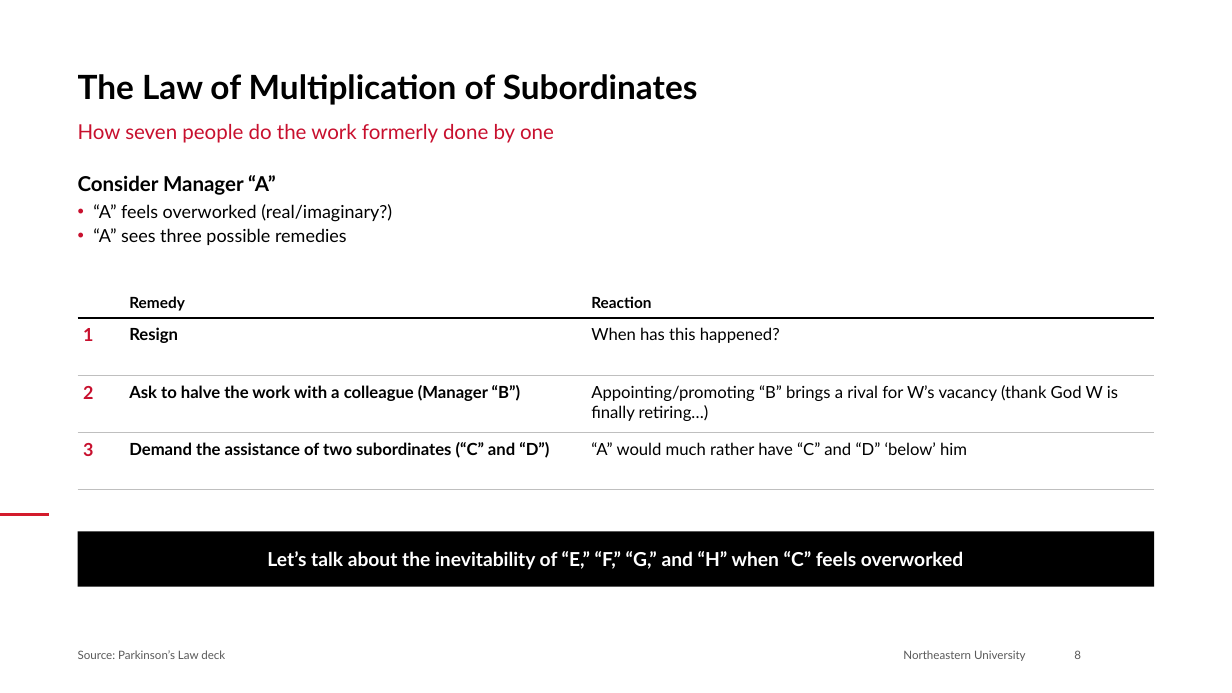
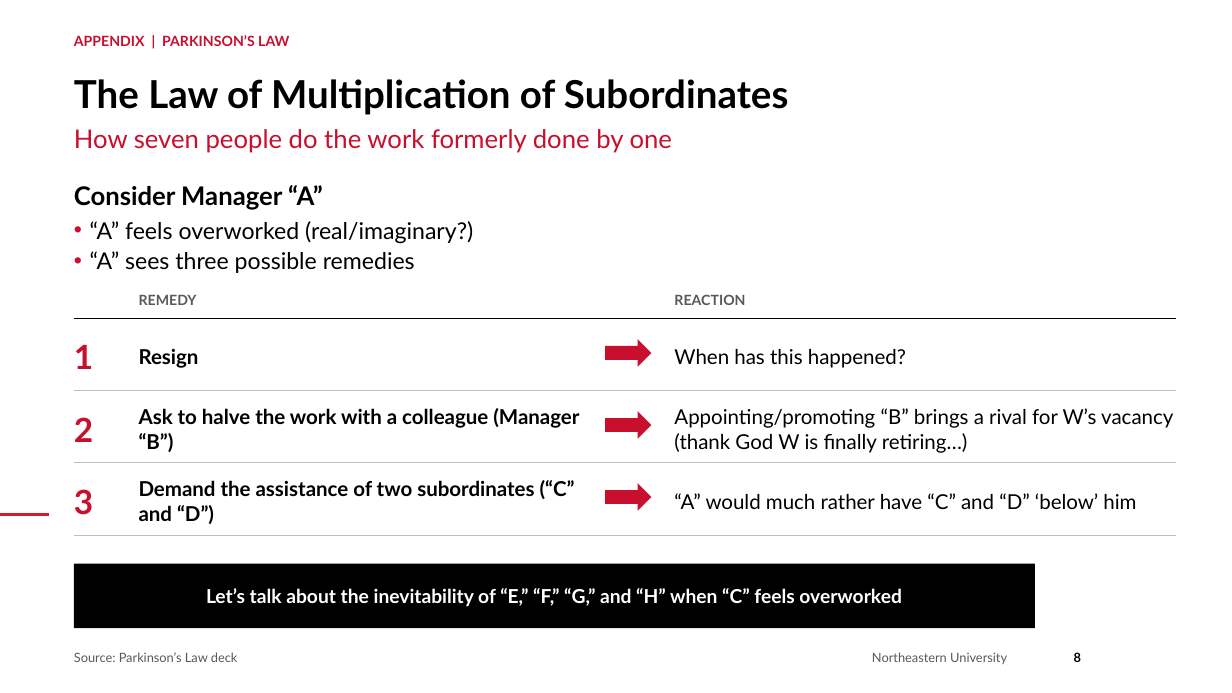
Before and after one commit to brettcsweet/Tonys-repo, a slide deck: slide 8 of 2026-09-29_Role_of_the_Center_Northeastern.pptx. Drawn at 1232x693 pixels with LibreOffice and Linux fonts; fonts in the diff are those of the drawing; background and template pictures are left out. Boxes give left, top, right and bottom in pixels: in the first picture for what was removed or moved away, otherwise in the second. Text is boxed around its words. In the diff, an @@ line names an element or a change of style, - is before the commit and + after.

```diff
--- a/2026-09-29_Role_of_the_Center_Northeastern.pptx
+++ b/2026-09-29_Role_of_the_Center_Northeastern.pptx
@@ text "The Law of Multiplication of ..." at (74, 79, 788, 115): size 26 to 30 pt @@
@@ text added at (74, 35, 289, 46), 11 pt, text #C8102E, bold @@
+APPENDIX | PARKINSON’S LAW
@@ text "How seven people do the ..." at (74, 129, 672, 153): size 16 to 20 pt @@
@@ text "Consider Manager “A”": place and size @@
-text "Consider Manager “A”" at (78, 175, 392, 245)
+text "Consider Manager “A”" at (74, 185, 473, 273)
@@ text "Consider Manager “A”" at (74, 185, 473, 273): size 16 to 20 pt in "Consider Manager “A”"; size 14 to 18 pt in "“A” feels overworked (real/imaginary?)", "“A” sees three possible remedies" @@
@@ table removed at (78, 277, 1154, 490), 4 rows, 3 columns @@
- | Remedy | Reaction
-1 | Resign | When has this happened?
-2 | Ask to halve the work with a colleague (Manager “B”) | Appointing/promoting “B” brings a rival for W’s vacancy (thank God W is finally retiring…)
-3 | Demand the assistance of two subordinates (“C” and “D”) | “A” would much rather have “C” and “D” ‘below’ him
@@ text added at (139, 295, 197, 305), 11 pt, text #595959, bold @@
+REMEDY
@@ text added at (674, 294, 745, 305), 11 pt, text #595959, bold @@
+REACTION
@@ line added from (74, 319) to (1177, 319), #000000 1 pt @@
@@ text added at (74, 345, 93, 369), 26 pt, text #C8102E, bold @@
+1
@@ text added at (139, 349, 199, 368), 16 pt, text #000000, bold @@
+Resign
@@ right arrow added at (605, 339, 652, 367), fill #C8102E @@
@@ text added at (674, 349, 906, 368), 16 pt, text #000000 @@
+When has this happened?
@@ line added from (74, 391) to (1177, 391), #BFBFBF 0.75 pt @@
@@ text added at (74, 417, 93, 442), 26 pt, text #C8102E, bold @@
+2
@@ text added at (139, 408, 579, 452), 16 pt, text #000000, bold @@
+Ask to halve the work with a colleague (Manager “B”)
@@ right arrow added at (605, 411, 652, 439), fill #C8102E @@
@@ text added at (674, 408, 1173, 453), 16 pt, text #000000 @@
+Appointing/promoting “B” brings a rival for W’s vacancy (thank God W is finally retiring…)
@@ line added from (74, 463) to (1177, 463), #BFBFBF 0.75 pt @@
@@ text added at (74, 489, 93, 515), 26 pt, text #C8102E, bold @@
+3
@@ text added at (139, 480, 575, 524), 16 pt, text #000000, bold @@
+Demand the assistance of two subordinates (“C” and “D”)
@@ right arrow added at (605, 483, 652, 511), fill #C8102E @@
@@ text added at (674, 493, 1136, 509), 16 pt, text #000000 @@
+“A” would much rather have “C” and “D” ‘below’ him
@@ line added from (74, 535) to (1177, 535), #BFBFBF 0.75 pt @@
@@ rectangle "Let’s talk about the inevitability ...": place and size @@
-rectangle "Let’s talk about the inevitability ..." at (78, 531, 1154, 587)
+rectangle "Let’s talk about the inevitability ..." at (74, 564, 1035, 628)
@@ text "Source: Parkinson’s Law deck" at (74, 652, 238, 662): size 9 to 10 pt @@
@@ text "Northeastern University" at (872, 652, 1007, 664): size 9 to 10 pt @@
@@ text "Northeastern University": place and size @@
-text "Northeastern University" at (903, 650, 1026, 661)
+text "Northeastern University" at (872, 652, 1007, 664)
@@ page number at (1074, 652, 1081, 662): size 9 to 10 pt, text colour #595959 to #000000, bold on @@
```
Also in this commit, not shown: 8 other slides changed, 3 slides added.
